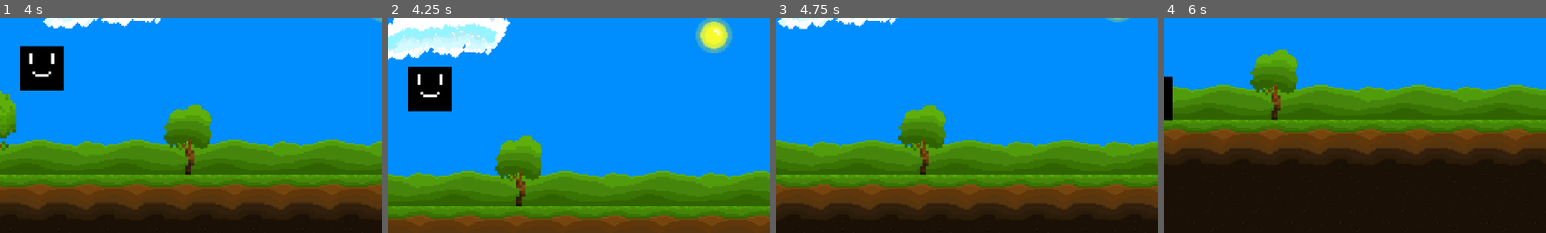
Above: before the commit, frames 1-4 (left to right).
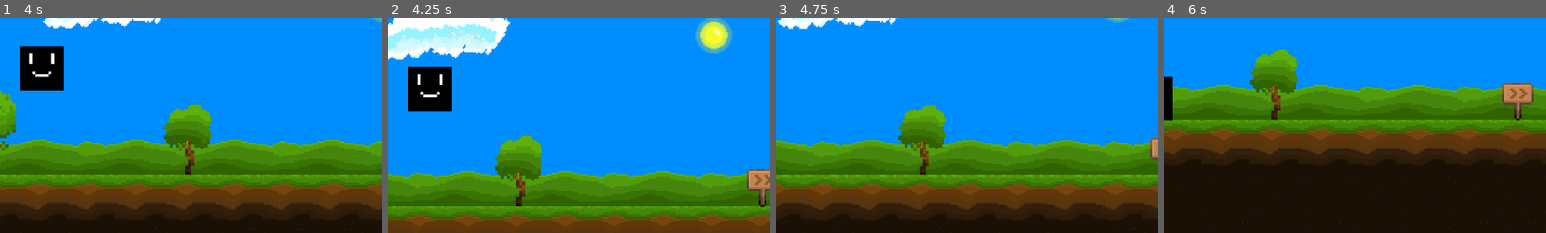
Above: after the commit, the same moments.

Repository: KevCoorp/Qube-Dash
Game: Godot game, scene res://scene/game/tutorial/tutorial.tscn
Two runs of this game, one before a commit and one after it. Both use one fixed random seed, a clock stepped at 60 frames per second and the inputs below.
Inputs:
- Up to frame 1 (4 s): tap Enter at 0.5 s; hold D (right) 0.53-2.03 s; tap Space (jump) at 0.77, 1.52, 3.02, 3.77 s; hold A (left) 2.03-2.78 s; hold D (right) from 2.78 s (still down)
- Up to frame 2 (4.25 s): keep holding D (right)
- Up to frame 3 (4.75 s): release D (right) at 4.28 s; hold A (left) from 4.28 s (still down); tap Space (jump) at 4.52 s
- Up to frame 4 (6 s): release A (left) at 5.03 s; hold D (right) 5.03-5.78 s; hold A (left) from 5.78 s (still down)
The pictures show only the part of the screen within x 50-100%, y 32-82%; the shares and areas given below are measured in that part.

Frame 1 is identical in both runs. In frame 2, 0.8% of the frame differs, in the area x 93-100%, y 70-88%; in frame 3, 0.2%; in frame 4, 1.0%, in the area x 88-97%, y 29-48%.

Commit message:
add sign

Diff:
--- a/scene/game/tutorial/tutorial.tscn
+++ b/scene/game/tutorial/tutorial.tscn
@@ -9,6 +9,7 @@
 [ext_resource type="PackedScene" uid="uid://b1cdup2d8hnt6" path="res://scene/sprite/enemy/red_enemy/red_enemy.tscn" id="7_76lp4"]
 [ext_resource type="PackedScene" uid="uid://dhlyc6lksst0f" path="res://scene/sprite/enemy/spikes/spikes.tscn" id="8_vgot1"]
 [ext_resource type="PackedScene" uid="uid://cjdamnk8vep0y" path="res://scene/game/switch/switch_level.tscn" id="9_6sojw"]
+[ext_resource type="PackedScene" uid="uid://boqejlwxopdfl" path="res://scene/misc/sign/sign.tscn" id="10_knbpo"]
 
 [sub_resource type="RectangleShape2D" id="RectangleShape2D_1xc1v"]
 size = Vector2(272.424, 210.5)
@@ -223,3 +224,6 @@
 
 [node name="Coin7" parent="Coins" instance=ExtResource("2_ltl70")]
 position = Vector2(1256.97, -172)
+
+[node name="Sign" parent="." instance=ExtResource("10_knbpo")]
+position = Vector2(527.823, 434)
--- /dev/null
+++ b/scene/misc/sign/sign.tscn
@@ -0,0 +1,42 @@
+[gd_scene load_steps=5 format=3 uid="uid://boqejlwxopdfl"]
+
+[ext_resource type="Texture2D" uid="uid://div5mfac4qyjw" path="res://asset/texture/item/sign/dash_sign.png" id="1_g436l"]
+
+[sub_resource type="AtlasTexture" id="AtlasTexture_e1ial"]
+atlas = ExtResource("1_g436l")
+region = Rect2(0, 0, 32, 32)
+
+[sub_resource type="AtlasTexture" id="AtlasTexture_etxiv"]
+atlas = ExtResource("1_g436l")
+region = Rect2(32, 0, 32, 32)
+
+[sub_resource type="SpriteFrames" id="SpriteFrames_fird5"]
+animations = [{
+"frames": [{
+"duration": 1.0,
+"texture": SubResource("AtlasTexture_e1ial")
+}, {
+"duration": 1.0,
+"texture": SubResource("AtlasTexture_etxiv")
+}],
+"loop": true,
+"name": &"activate",
+"speed": 5.0
+}, {
+"frames": [],
+"loop": true,
+"name": &"default",
+"speed": 5.0
+}]
+
+[node name="Sign" type="Area2D"]
+
+[node name="AnimatedSprite2D" type="AnimatedSprite2D" parent="."]
+scale = Vector2(1.3, 1.3)
+sprite_frames = SubResource("SpriteFrames_fird5")
+animation = &"activate"
+frame_progress = 0.0467456
+
+[node name="CollisionPolygon2D" type="CollisionPolygon2D" parent="."]
+scale = Vector2(1.3, 1.3)
+polygon = PackedVector2Array(2, 10, 2, 3, 7, 3, 7, 2, 8, 2, 8, -7, 7, -7, 7, -8, -7, -8, -7, -7, -8, -7, -8, 2, -7, 2, -7, 3, -2, 3, -2, 10, -1, 10, -1, 11, 1, 11, 1, 10)
Binary file added: asset/texture/item/sign/dash_sign.png
Not shown, added: asset/texture/item/sign/dash_sign.png.import
Not shown: 1 places in scene/game/tutorial/tutorial.tscn that only renumber resources
